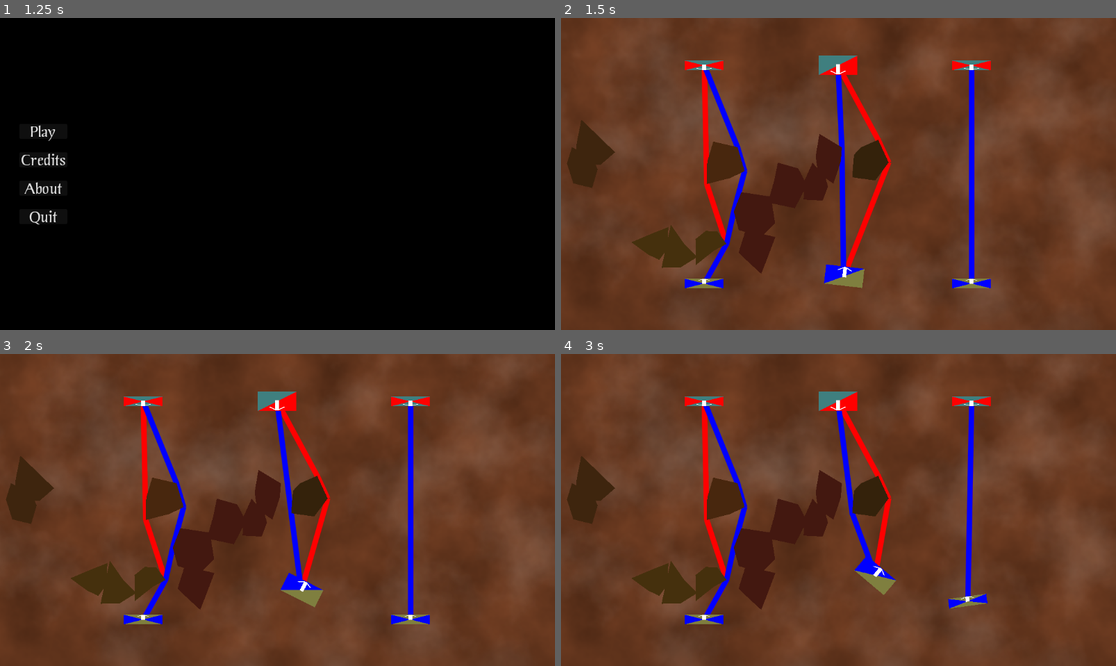
Above: before the commit, frames 1-4 (two rows, left to right).
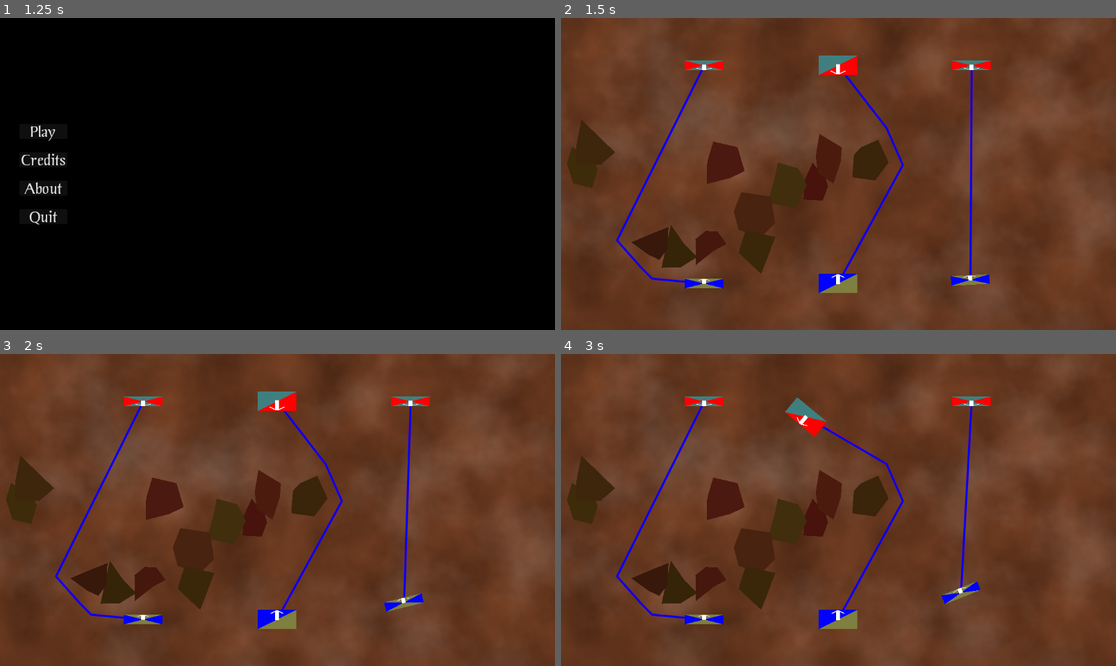
Above: after the commit, the same moments.

Repository: Habidakus/fantasy-battle
Game: Godot game, scene res://Scenes/TopLevelStateMachine.tscn
Two runs of this game, one before a commit and one after it. Both use one fixed random seed, a clock stepped at 60 frames per second and the inputs below.
Inputs (mouse positions are in pixels of both pictures, inside the frame that each line leads up to):
- Up to frame 1 (1.25 s): tap Enter at 0.5 s; move the mouse to (399, 158) at 0.52 s; click (399, 158) at 0.67 s
- Up to frame 2 (1.5 s): click "Play" at 1.25 s
- Up to frame 3 (2 s): no input
- Up to frame 4 (3 s): move the mouse to (727, 525) at 2.02 s; click (727, 525) at 2.17 s; move the mouse to (894, 441) at 2.77 s; click (894, 441) at 2.92 s

Frame 1 is identical in both runs. In frame 2, 4.6% of the frame differs, in the area x 9-78%, y 16-89%; in frame 3, 5.2%; in frame 4, 5.9%, in the area x 9-77%, y 12-89%.

Commit message:
Rocks have both a visual size and a collision size, and the negamax routine consults the collision size via the nav mesh to compute paths

Diff:
--- a/Scenes/TopLevelStateMachine.tscn
+++ b/Scenes/TopLevelStateMachine.tscn
@@ -24,6 +24,9 @@
 font = ExtResource("3_dalco")
 font_size = 96
 
+[sub_resource type="NavigationPolygon" id="NavigationPolygon_lclh7"]
+agent_radius = 44.09
+
 [node name="TopLevelStateMachine" type="Node" node_paths=PackedStringArray("initial_state")]
 script = ExtResource("1_eb3ea")
 initial_state = NodePath("State_LoadingScreen")
@@ -251,3 +254,6 @@
 size_flags_vertical = 3
 texture = ExtResource("8_wuua4")
 metadata/_edit_use_anchors_ = true
+
+[node name="NavRegion" type="NavigationRegion2D" parent="State_Play"]
+navigation_polygon = SubResource("NavigationPolygon_lclh7")
--- a/Scripts/Rock.gd
+++ b/Scripts/Rock.gd
@@ -2,52 +2,61 @@
 
 const rock_scene : PackedScene = preload("res://Scenes/rock.tscn")
 
-var _points : PackedVector2Array
+var _visual_points : PackedVector2Array
+var _collision_points : PackedVector2Array
 var _jcounter : JCounter = JCounter.Create("Rock")
 
 const POINT_COUNT : int = 6
-const RADIUS : float = 40
+const VISUAL_RADIUS : float = 40
+const COLLISION_RADIUS_ADDITION : float = 30
 
 static func Create(rnd : RandomNumberGenerator, loc : Vector2i) -> Rock:
-	var ret_val : Rock = rock_scene.instantiate() as Rock
-	ret_val._initialize(rnd, loc)
-	return ret_val
+    var ret_val : Rock = rock_scene.instantiate() as Rock
+    ret_val._initialize(rnd, loc)
+    return ret_val
 
 static func CreateFromPolygon(points : PackedVector2Array, rnd : RandomNumberGenerator) -> Rock:
-	var total : Vector2 = Vector2.ZERO
-	for p : Vector2 in points:
-		total += p
-	var center_point : Vector2 = total / float(points.size())
-	var ret_val : Rock = rock_scene.instantiate() as Rock
-	ret_val._points.clear()
-	for p : Vector2 in points:
-		ret_val._points.append(p - center_point)
-	ret_val.position = center_point
-	ret_val._assign_points_to_polygon(rnd)
-	return ret_val
+    var total : Vector2 = Vector2.ZERO
+    for p : Vector2 in points:
+        total += p
+    var center_point : Vector2 = total / float(points.size())
+    var ret_val : Rock = rock_scene.instantiate() as Rock
+    ret_val._points.clear()
+    for p : Vector2 in points:
+        ret_val._points.append(p - center_point)
+    ret_val.position = center_point
+    ret_val._assign_points_to_polygon(rnd)
+    return ret_val
 
-func GetMapPoints() -> PackedVector2Array:
-	var ret_val : PackedVector2Array
-	for p : Vector2 in _points:
-		ret_val.append(position + p)
-	return ret_val
+func GetMapPoints_Visual() -> PackedVector2Array:
+    var ret_val : PackedVector2Array
+    for p : Vector2 in _visual_points:
+        ret_val.append(position + p)
+    return ret_val
+
+func GetMapPoints_Collision() -> PackedVector2Array:
+    var ret_val : PackedVector2Array
+    for p : Vector2 in _collision_points:
+        ret_val.append(position + p)
+    return ret_val
 
 func _initialize(rnd : RandomNumberGenerator, loc : Vector2i):
-	for i in range(POINT_COUNT):
-		var angle : float = float(i) * 2 * PI / float(POINT_COUNT) + rnd.randf() * 2 * PI / float(3 * POINT_COUNT)
-		var dist : float = (rnd.randf() + 0.5) * RADIUS
-		_points.append(dist * Vector2.from_angle(angle))
-	_assign_points_to_polygon(rnd)
-	position = loc
+    for i in range(POINT_COUNT):
+        var angle : float = float(i) * 2 * PI / float(POINT_COUNT) + rnd.randf() * 2 * PI / float(3 * POINT_COUNT)
+        var dist : float = (rnd.randf() + 0.5) * VISUAL_RADIUS
+        _visual_points.append(dist * Vector2.from_angle(angle))
+        _collision_points.append((dist + COLLISION_RADIUS_ADDITION) * Vector2.from_angle(angle))
+    _assign_points_to_polygon(rnd)
+    position = loc
 
 func _assign_points_to_polygon(rnd : RandomNumberGenerator) -> void:
-	var poly : Polygon2D = find_child("Polygon2D") as Polygon2D
-	poly.polygon = _points
-	_assign_color(poly, rnd)
+    var poly : Polygon2D = find_child("Polygon2D") as Polygon2D
+    poly.polygon = _visual_points
+    _assign_color(poly, rnd)
 
 func _assign_color(poly : Polygon2D, rnd : RandomNumberGenerator) -> void:
-	var mod_color : Color = poly.color
-	mod_color.h += (rnd.randf() * 0.1 - 0.05)
-	mod_color.s += (rnd.randf() * 0.1 - 0.05)
-	mod_color.v += (rnd.randf() * 0.1 - 0.05)
-	poly.color = mod_color
+    var mod_color : Color = poly.color
+    mod_color.h += (rnd.randf() * 0.1 - 0.05)
+    mod_color.s += (rnd.randf() * 0.1 - 0.05)
+    mod_color.v += (rnd.randf() * 0.1 - 0.05)
+    poly.color = mod_color
--- a/Scripts/Squad.gd
+++ b/Scripts/Squad.gd
@@ -211,7 +211,22 @@
                 ret_val.append(ArmyControllerAction.CreateCharge(self, enemy))
             else:
                 for point : Vector2 in enemy.GetInterestingPointsNearMe(self.GetMoveDistance() * 0.95):
-                    move_spots.append(game_state.CheckForCollisions(self, point))
+                    var path : PackedVector2Array = game_state._board_state._terrain_data.GetPath(position, point)
+                    var path_size : int = path.size()
+                    var current_index : int = 0
+                    var blocked : bool = false
+                    while blocked == false && current_index < path_size:
+                        var dest_and_collision : Array = game_state.CheckForCollisions(self, path[current_index])
+                        if (dest_and_collision[0] - position).length_squared() < 1:
+                            current_index += 1
+                            continue
+                        move_spots.append(dest_and_collision)
+                        if dest_and_collision[1] != BoardState.CollisionType.NOTHING:
+                            blocked = true
+                        elif dest_and_collision[0] != path[current_index]:
+                            blocked = true
+                        else:
+                            current_index += 1
         if move_spots.size() < 4:
             for point in move_spots:
                 ret_val.append(ArmyControllerAction.CreateMoveTowards(self, point[0]))
@@ -228,7 +243,7 @@
                         return true
                 var l1 : float = (a[0] - position).length_squared()
                 var l2 : float = (b[0] - position).length_squared()
-                return l1 < l2
+                return l1 > l2
             )
             for i in range(3):
                 ret_val.append(ArmyControllerAction.CreateMoveTowards(self, move_spots[i][0]))
--- a/Scripts/StatePlay.gd
+++ b/Scripts/StatePlay.gd
@@ -20,9 +20,12 @@
 # screen x: 20 to 1130
 # screen y: 23 to 627
 
+var _navigation_region : NavigationRegion2D
+
 func _ready() -> void:
     _ground_parallax_layer = find_child("Parallax_Ground") as ParallaxLayer
     _mist_parallax_layer = find_child("Parallax_Mist") as ParallaxLayer
+    _navigation_region = find_child("NavRegion") as NavigationRegion2D
     _mist_direction = rnd.randf() * 360.0
     _mist_speed = rnd.randf() * (_mist_max_speed - _mist_min_speed) + _mist_min_speed
     _turn_engine = turn_engine_scene.instantiate() as TurnEngine
@@ -38,7 +41,7 @@
 
     const squads_per_army : int = 3
     var squadsAndRadiiSquared : Array
-    const rockRadiusSquared : float = Rock.RADIUS * Rock.RADIUS * 1.5 * 1.5
+    const rockRadiusSquared : float = Rock.VISUAL_RADIUS * Rock.VISUAL_RADIUS * 1.5 * 1.5
     for army : Army in _armies:
         army.SetController(AIArmyController.new())
         var dy = 1 if army == _armies[0] else 7
@@ -60,7 +63,7 @@
             #print("%d: %s %s" % [ s.id, army.GetPrimaryColor(), army.GetSecondaryColor()])
             UpdateSquad(s)
 
-    _terrain_data.Setup(rnd, squadsAndRadiiSquared, self)
+    _terrain_data.Setup(rnd, squadsAndRadiiSquared, self, _navigation_region)
     _turn_engine.Config(_armies, _terrain_data, self, [])
 
 func UpdateSquad(squad : Squad) -> void:
@@ -74,8 +77,12 @@
 func _draw() -> void:
     for entry : Array in _draw_queue:
         # point, point, color
-        draw_line(entry[0], entry[1], entry[2], 10, true)
+        draw_line(entry[0], entry[1], entry[2], 3, true)
     _draw_queue.clear()
+    #var nrnp : NavigationPolygon = _navigation_region.navigation_polygon
+    #if nrnp != null:
+        #var count : int = nrnp.get_polygon_count()
+        #print("%s" % [count])
 
 func _add_draw_line(p1 : Vector2, p2 : Vector2, color : Color) -> void:
     _draw_queue.append([p1, p2, color])
@@ -88,7 +95,7 @@
         return
     var vs1 : VisibleSquad = _visible_squads[id1]
     var vs2 : VisibleSquad = _visible_squads[id2]
-    var path : PackedVector2Array = _terrain_data.GetPath(vs1.position, vs2.position, vs1)
+    var path : PackedVector2Array = _terrain_data.GetPath(vs1.position, vs2.position)
     for i in range(1, path.size()):
         _add_draw_line(path[i - 1], path[i], color)
 
--- a/Scripts/TerrainData.gd
+++ b/Scripts/TerrainData.gd
@@ -6,7 +6,7 @@
 #var _nav_agent : NavigationAgent2D = NavigationAgent2D.new()
 #var _nav_region : NavigationRegion2D = NavigationRegion2D.new()
 var _map_rid : RID
-var _region_rid : RID
+#var _region_rid : RID
 var _nav_poly : NavigationPolygon
 var _source_geom_data : NavigationMeshSourceGeometryData2D
 
@@ -15,105 +15,108 @@
 #	nav_obs.affect_navigation_mesh = true
 #	nav_obs.vertices = polygon_points
 
-func Setup(rnd : RandomNumberGenerator, squadsAndRadiiSquared : Array, parent : Control) -> void:
-	_map_rid = parent.get_world_2d().get_navigation_map()
-	# TODO: Create multiple regions for different unit widths, and then when an agent is attempting to plot a course it would use the smallest region's RID and call it's set_navigation_map(region_rid)
-	_region_rid = NavigationServer2D.region_create()
-	NavigationServer2D.region_set_map(_region_rid, _map_rid)
+func Setup(rnd : RandomNumberGenerator, squadsAndRadiiSquared : Array, parent : Control, region : NavigationRegion2D) -> void:
+    _map_rid = parent.get_world_2d().get_navigation_map()
+    # TODO: Create multiple regions for different unit widths, and then when an agent is attempting to plot a course it would use the smallest region's RID and call it's set_navigation_map(region_rid)
+    #var region_rid : RID = NavigationServer2D.region_create()
+    NavigationServer2D.region_set_map(region.get_rid(), _map_rid)
 
-	_nav_poly = NavigationPolygon.new()
-	_nav_poly.agent_radius = 40
-	var open_map : PackedVector2Array = PackedVector2Array([
-		Vector2.ZERO - (WORLD_SIZE / 2.0),
-		Vector2(WORLD_SIZE.x * 1.5, 0),
-		WORLD_SIZE * 1.5,
-		Vector2(0, WORLD_SIZE.y * 1.5)])
-	_nav_poly.add_outline(open_map)
+    _nav_poly = region.navigation_polygon
+    _nav_poly.agent_radius = 40
+    var open_map : PackedVector2Array = PackedVector2Array([
+        Vector2.ZERO - (WORLD_SIZE / 2.0),
+        Vector2(WORLD_SIZE.x * 1.5, 0),
+        WORLD_SIZE * 1.5,
+        Vector2(0, WORLD_SIZE.y * 1.5)])
+    _nav_poly.add_outline(open_map)
 
-	var poss : Array = []
-	for r : int in range(25):
-		var loc : Vector2i
-		var close_to_squad : bool = true
-		while close_to_squad:
-			loc = Vector2i(rnd.randi() % WORLD_SIZE.x, rnd.randi() % WORLD_SIZE.y)
-			close_to_squad = false
-			for sar : Array in squadsAndRadiiSquared:
-				if sar[0].distance_squared_to(loc) < sar[1]:
-					close_to_squad = true
-		poss.append([loc, -1])
-	for r1 : int in range(25):
-		var p1 : Vector2i = poss[r1][0]
-		var mind : int = WORLD_SIZE.x * WORLD_SIZE.x * 2
-		for r2 : int in range(25):
-			if r1 == r2:
-				continue
-			var p2 : Vector2i = poss[r2][0]
-			var d : int = p1.distance_squared_to(p2)
-			if d < mind:
-				mind = d
-		poss[r1][1] = mind
+    var poss : Array = []
+    for r : int in range(25):
+        var loc : Vector2i
+        var close_to_squad : bool = true
+        while close_to_squad:
+            loc = Vector2i(rnd.randi() % WORLD_SIZE.x, rnd.randi() % WORLD_SIZE.y)
+            close_to_squad = false
+            for sar : Array in squadsAndRadiiSquared:
+                if sar[0].distance_squared_to(loc) < sar[1]:
+                    close_to_squad = true
+        poss.append([loc, -1])
+    for r1 : int in range(25):
+        var p1 : Vector2i = poss[r1][0]
+        var mind : int = WORLD_SIZE.x * WORLD_SIZE.x * 2
+        for r2 : int in range(25):
+            if r1 == r2:
+                continue
+            var p2 : Vector2i = poss[r2][0]
+            var d : int = p1.distance_squared_to(p2)
+            if d < mind:
+                mind = d
+        poss[r1][1] = mind
 
-	poss.sort_custom(func(a,b) : return a[1] < b[1])
-	var set_of_polygons : Array[PackedVector2Array]
-	for r : int in range(12):
-		var rock : Rock = Rock.Create(rnd, poss[r][0])
-		# TODO: Rather than create a rock, just create the points
-		set_of_polygons.append(rock.GetMapPoints())
-		rock.queue_free()
+    _source_geom_data = NavigationMeshSourceGeometryData2D.new()
 
-	_source_geom_data = NavigationMeshSourceGeometryData2D.new()
-	for polygon_points : PackedVector2Array in merge_multiple_polygons(set_of_polygons):
-		_source_geom_data.add_projected_obstruction(polygon_points, true)
-		var rock : Rock = Rock.CreateFromPolygon(polygon_points, rnd)
-		_rocks.append(rock)
-		parent.add_child(rock)
+    poss.sort_custom(func(a,b) : return a[1] < b[1])
+    #var set_of_polygons : Array[PackedVector2Array]
+    for r : int in range(12):
+        var rock : Rock = Rock.Create(rnd, poss[r][0])
+        _rocks.append(rock)
+        parent.add_child(rock)
+        _source_geom_data.add_projected_obstruction(rock.GetMapPoints_Collision(), true)
+        # TODO: Rather than create a rock, just create the points
+        #set_of_polygons.append(rock.GetMapPoints())
+        #rock.queue_free()
 
-	NavigationServer2D.bake_from_source_geometry_data_async(_nav_poly, _source_geom_data, Callable(self, "_on_baking_completed").bind(parent.get_tree()))
+    #for polygon_points : PackedVector2Array in merge_multiple_polygons(set_of_polygons):
+        #_source_geom_data.add_projected_obstruction(polygon_points, true)
+        #var rock : Rock = Rock.CreateFromPolygon(polygon_points, rnd)
+        #_rocks.append(rock)
+        #parent.add_child(rock)
 
-func _on_baking_completed(tree : SceneTree) -> void:
-	NavigationServer2D.region_set_navigation_polygon(_region_rid, _nav_poly)
-	NavigationServer2D.map_set_active(_map_rid, true)
-	await tree.physics_frame
+    NavigationServer2D.bake_from_source_geometry_data_async(_nav_poly, _source_geom_data, Callable(self, "_on_baking_completed").bind(parent.get_tree(), region.get_rid()))
 
-func GetPath(p1 : Vector2, p2 : Vector2, _node : Node2D) -> PackedVector2Array:
-	if not _map_rid.is_valid():
-		return []
-	if not _nav_poly:
-		return []
-	#var node_rid : RID = node.get_world_2d().navigation_map
-	var ret_val : PackedVector2Array = NavigationServer2D.map_get_path(_map_rid, p1, p2, true)
-	return ret_val
+func _on_baking_completed(tree : SceneTree, region_rid : RID) -> void:
+    NavigationServer2D.region_set_navigation_polygon(region_rid, _nav_poly)
+    NavigationServer2D.map_set_active(_map_rid, true)
+    await tree.physics_frame
+
+func GetPath(p1 : Vector2, p2 : Vector2) -> PackedVector2Array:
+    if not _map_rid.is_valid():
+        return []
+    if not _nav_poly:
+        return []
+    var ret_val : PackedVector2Array = NavigationServer2D.map_get_path(_map_rid, p1, p2, true)
+    return ret_val
 
 func CheckForCollision(points : Array[Vector2], dest_points : Array[Vector2]) -> float:
-	var shortened_length : float = WORLD_SIZE.length_squared()
-	var point_count : int = points.size()
-	for rock : Rock in _rocks:
-		var rock_point_count : int = rock._points.size()
-		for rock_point_index : int in range(rock_point_count):
-			var rp1 : Vector2 = rock._points[rock_point_index] + rock.position
-			var rp2 : Vector2 = rock._points[(rock_point_index + 1) % rock_point_count] + rock.position
-			for point_index in range(point_count):
-				var hit_point = Geometry2D.segment_intersects_segment(points[point_index], dest_points[point_index], rp1, rp2)
-				if hit_point != null:
-					var new_length : float = (hit_point - points[point_index]).length()
-					if new_length < shortened_length:
-						shortened_length = new_length
-	return shortened_length
+    var shortened_length : float = WORLD_SIZE.length_squared()
+    var point_count : int = points.size()
+    for rock : Rock in _rocks:
+        var rock_point_count : int = rock._collision_points.size()
+        for rock_point_index : int in range(rock_point_count):
+            var rp1 : Vector2 = rock._collision_points[rock_point_index] + rock.position
+            var rp2 : Vector2 = rock._collision_points[(rock_point_index + 1) % rock_point_count] + rock.position
+            for point_index in range(point_count):
+                var hit_point = Geometry2D.segment_intersects_segment(points[point_index], dest_points[point_index], rp1, rp2)
+                if hit_point != null:
+                    var new_length : float = (hit_point - points[point_index]).length()
+                    if new_length < shortened_length:
+                        shortened_length = new_length
+    return shortened_length
 
 static func merge_multiple_polygons(polygons: Array[PackedVector2Array]) -> Array[PackedVector2Array]:
-	if polygons.is_empty():
-		return []
-	var ret_val : Array[PackedVector2Array] = [polygons[0]]
-	for i in range(1, polygons.size()):
-		var current_polygon = polygons[i]
-		var found_merge : bool = false
-		for j in range(ret_val.size()):
-			if found_merge:
-				continue
-			var new_polygons = Geometry2D.merge_polygons(ret_val[j], current_polygon)
-			if new_polygons.size() == 1:
-				ret_val[j] = new_polygons[0]
-				found_merge = true
-		if found_merge == false:
-			ret_val.append(current_polygon)
-	return ret_val
+    if polygons.is_empty():
+        return []
+    var ret_val : Array[PackedVector2Array] = [polygons[0]]
+    for i in range(1, polygons.size()):
+        var current_polygon = polygons[i]
+        var found_merge : bool = false
+        for j in range(ret_val.size()):
+            if found_merge:
+                continue
+            var new_polygons = Geometry2D.merge_polygons(ret_val[j], current_polygon)
+            if new_polygons.size() == 1:
+                ret_val[j] = new_polygons[0]
+                found_merge = true
+        if found_merge == false:
+            ret_val.append(current_polygon)
+    return ret_val
Not shown: 1 places in Scenes/TopLevelStateMachine.tscn that only renumber resources
